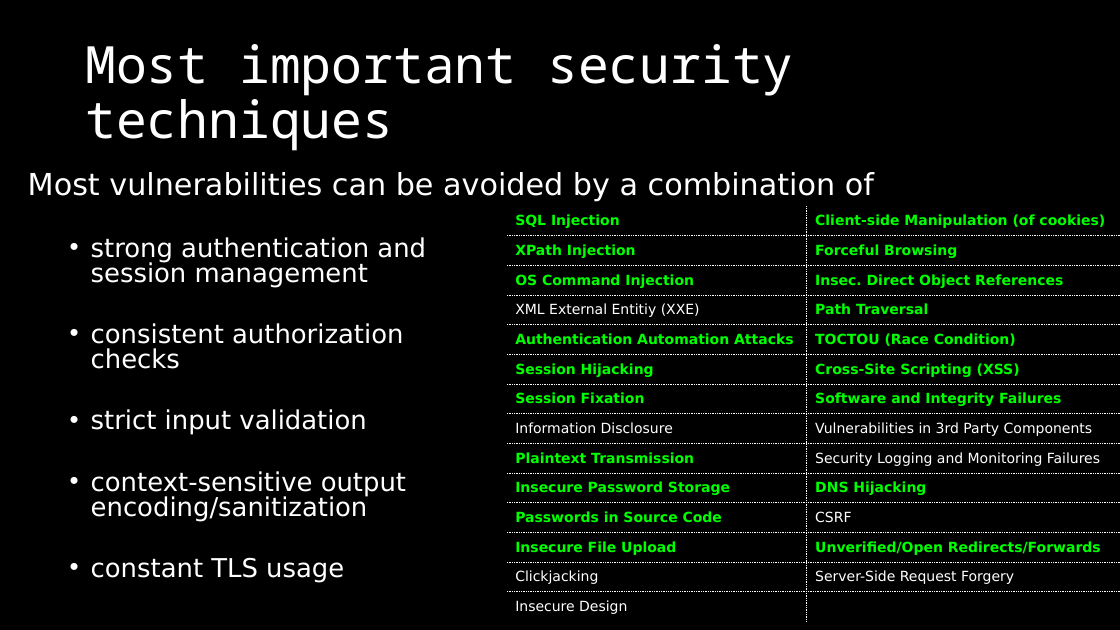
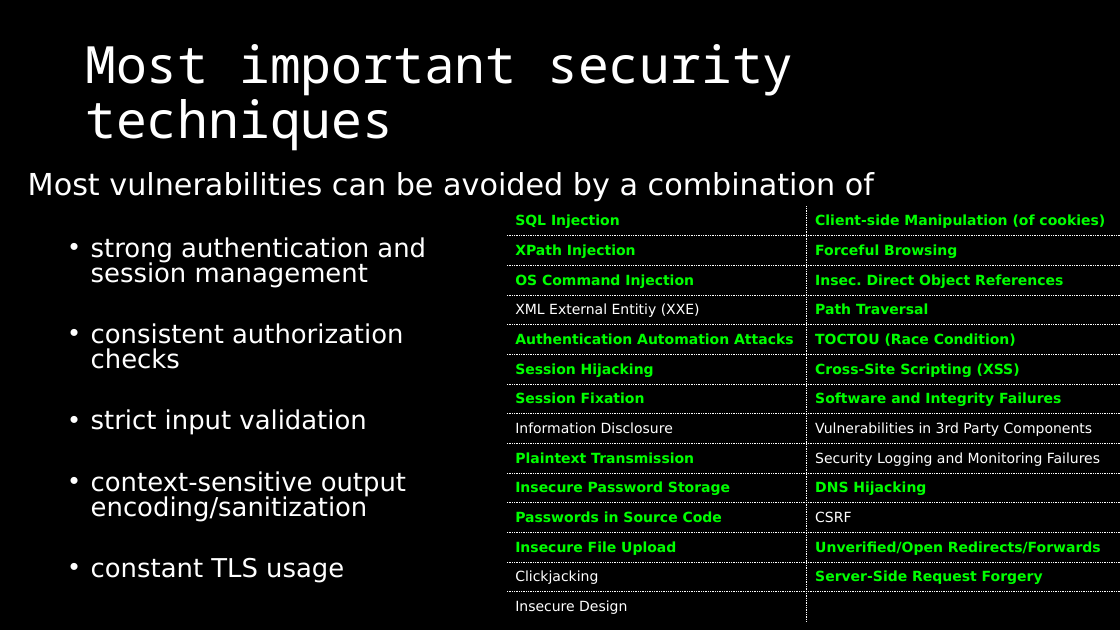
Before and after one commit to dschwarz91/websec-lecture, a slide deck: slide 11 of slides/9_Conclusions.pptx. Drawn at 1120x630 pixels with LibreOffice and Linux fonts; fonts in the diff are those of the drawing. Boxes give left, top, right and bottom in pixels: in the first picture for what was removed or moved away, otherwise in the second. Text is boxed around its words. In the diff, an @@ line names an element or a change of style, - is before the commit and + after.

```diff
--- a/slides/9_Conclusions.pptx
+++ b/slides/9_Conclusions.pptx
@@ table at box(507, 206, 1120, 626) @@
@@ text colour #FFFFFF to #00FF00, bold on in "Server-Side Request Forgery" @@
```
Also in this commit, not shown: 1 other slide changed, 1 other file.
